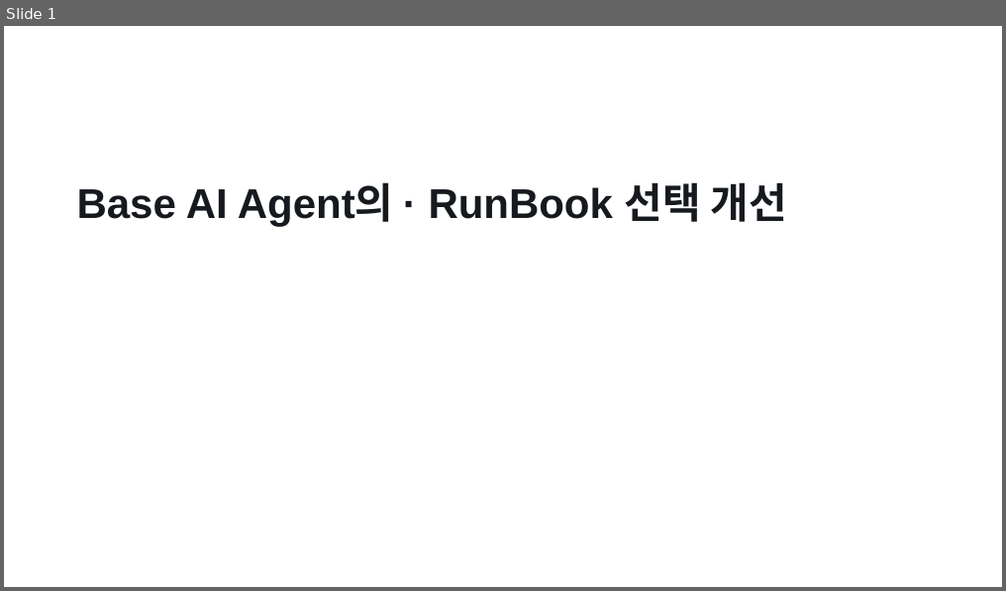
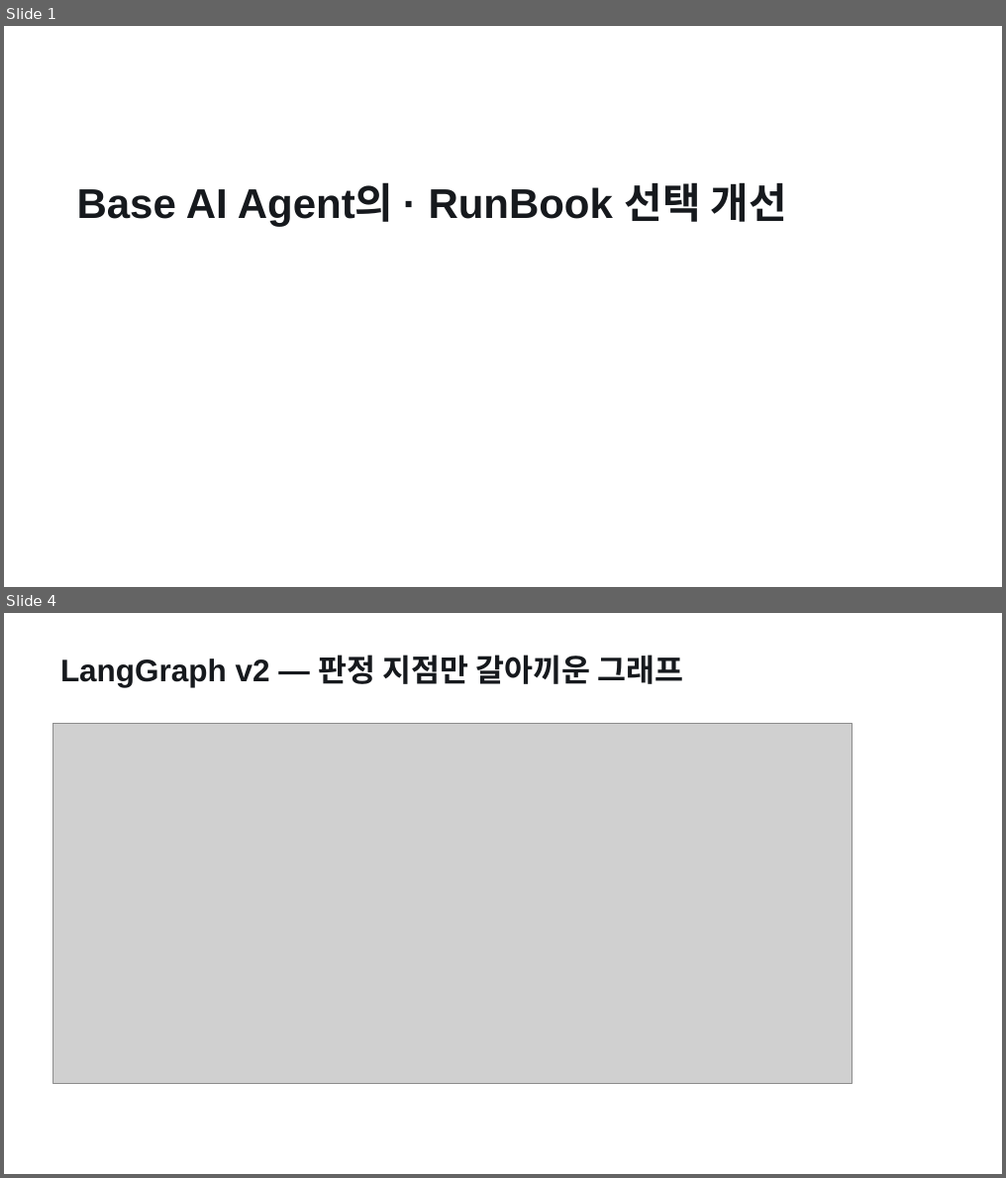
Before and after one commit to pigpgw/skala-ai-service-mini, a slide deck: doc/reports/presentation.pptx. Shown one above the other, each under a label of ours: slide 1 before the commit, slides 1 and 4 after it; the slides between them are not shown. The pictures are 1006x591 and 1006x1178 pixels, drawn with LibreOffice and Linux fonts; fonts in the diff are those of the drawing; grey boxes stand for pictures. Boxes give left, top, right and bottom in pixels: in the first picture for what was removed or moved away, otherwise in the second. Text is boxed around its words. In the diff, an @@ line names an element or a change of style, - is before the commit and + after.

```diff
--- a/doc/reports/presentation.pptx
+++ b/doc/reports/presentation.pptx
@@ slide 4 added at (x1=4, y1=613, x2=1002, y2=1174), background #FFFFFF @@
@@ text added at (x1=60, y1=655, x2=684, y2=687), 30 pt, text #16191D, bold @@
+LangGraph v2 — 판정 지점만 갈아끼운 그래프
@@ picture added at (x1=54, y1=724, x2=852, y2=1084) @@
```
Also in this commit, not shown: 3 slides changed, 2 other slides added, 6 slides removed, 21 other files.
